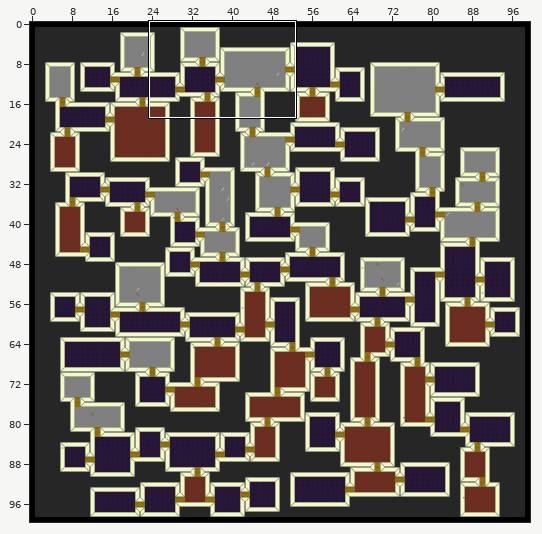
Tiled map: desktop/Maps/test.tmx. Above, an overview of the earlier version with the close-up marked.
Close-up. Before the edit:
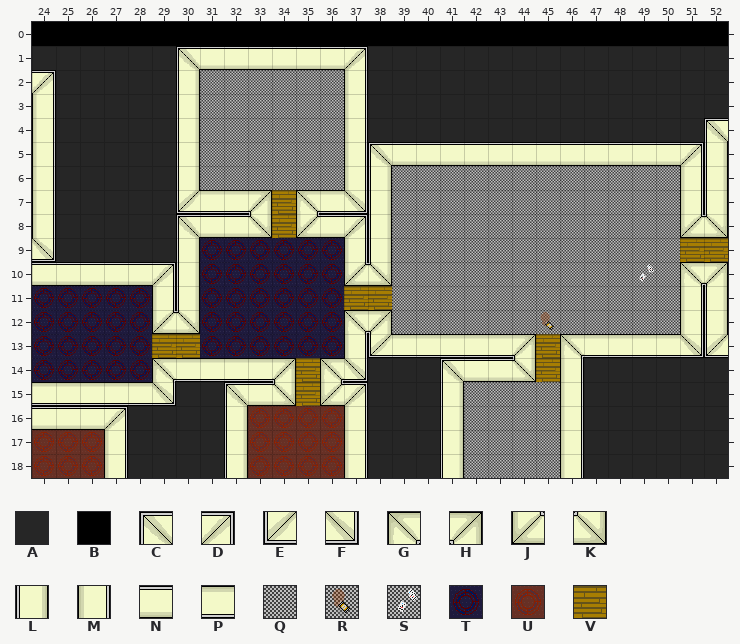
Cells are 32x32 px. Shown: x 24..52, y 0..18. The commit also changed other parts of the map, which this record leaves out.
Key: from "Office01": A 0, B 1, C 2, D 3, E 4, F 5, G 6, H 7, J 8, K 9, L 10, M 20, N 30, P 40, Q 50, R 52, S 54, T 60, U 70, V 99.
_ is an empty cell.
Layer "tileLayer" before, first column x 24:
 0 BBBBBBBBBBBBBBBBBBBBBBBBBBBBB
 1 AAAAAACNNNNNNDAAAAAAAAAAAAAAA
 2 DAAAAALQQQQQQMAAAAAAAAAAAAAAA
 3 MAAAAALQQQQQQMAAAAAAAAAAAAAAA
 4 MAAAAALQQQQQQMAAAAAAAAAAAAAAC
 5 MAAAAALQQQQQQMCNNNNNNNNNNNNDL
 6 MAAAAALQQQQQQMLQQQQQQQQQQQQML
 7 MAAAAAEPPHVGPFLQQQQQQQQQQQQML
 8 MAAAAACNNKVJNDLQQQQQQQQQQQQJK
 9 FAAAAALTTTTTTMLQQQQQQQQQQQQVV
10 NNNNNDLTTTTTTJKQQQQQQQQQQSQGH
11 TTTTTMLTTTTTTVVQQQQQQQQQQQQML
12 TTTTTJKTTTTTTGHQQQQQQRQQQQQML
13 TTTTTVVTTTTTTMEPPPPPHVGPPPPFE
14 TTTTTGPPPPHVGFAAACNNKVMAAAAAA
15 PPPPPFAACNKVJDAAALQQQQMAAAAAA
16 NNNDAAAALUUUUMAAALQQQQMAAAAAA
17 UUUMAAAALUUUUMAAALQQQQMAAAAAA
18 UUUMAAAALUUUUMAAALQQQQMAAAAAA
The same view after the edit:
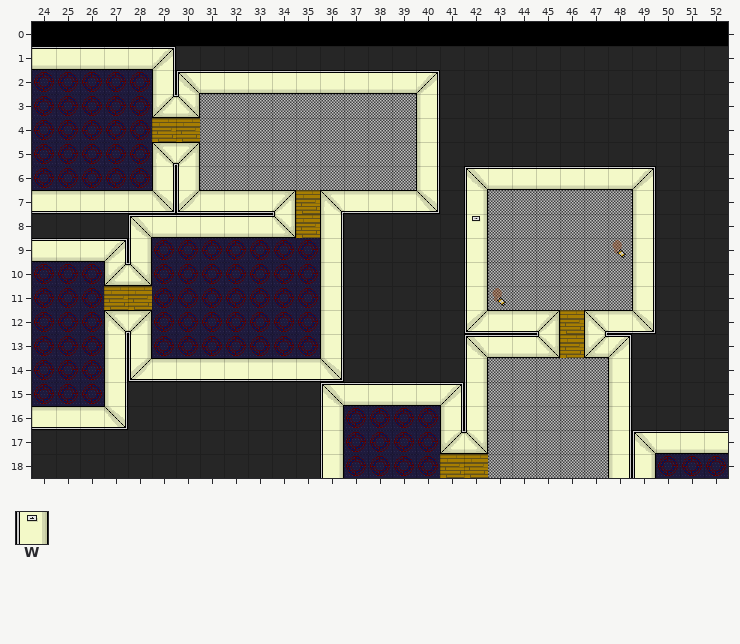
Further tiles: from "Office01": W 13.
Changes in this commit:
Changed rows in their new state; . is an unchanged cell.
Layer "tileLayer":
first column x 24:
 1 NNNNNDAAAAAAAA...............
 2 TTTTTMCNNNNNNNNND............
 3 TTTTTJK......QQQM............
 4 TTTTTVV......QQQM...........A
 5 TTTTTGH......QQQMAAAAAAAAAAAA
 6 TTTTTM.......QQ.MACNNNNNNDAAA
 7 PPPPPF...PHVGPPPFAL......MAAA
 8 A...CNN..NKVMAAAAAW......MAAA
 9 NNNDLTT.....MAAAAAL.....RMAAA
10 TTTJKTT.....MAAAAAL......MAAA
11 ...VVTT.....MAAAAALR.....MAAA
12 ...GHTT.....MAAAAAEPPHVGPFAAA
13 ...MLTT.....MAAAAACNNKVJDAAAA
14 ...MEP....PPFA...ALQQQQQM....
15 TTTMAA..AAAACNNNNDL...QQM....
16 PPPF....AAAALTTTTML...QQM....
17 AAAA....AAAALTTTTJK...QQMCNNN
18 AAAA....AAAALTTTTVV...QQMLTTT
Changed places in both close-ups, as pixel boxes (x1, y1, x2, y2):
changed: (32, 46, 728, 478)
